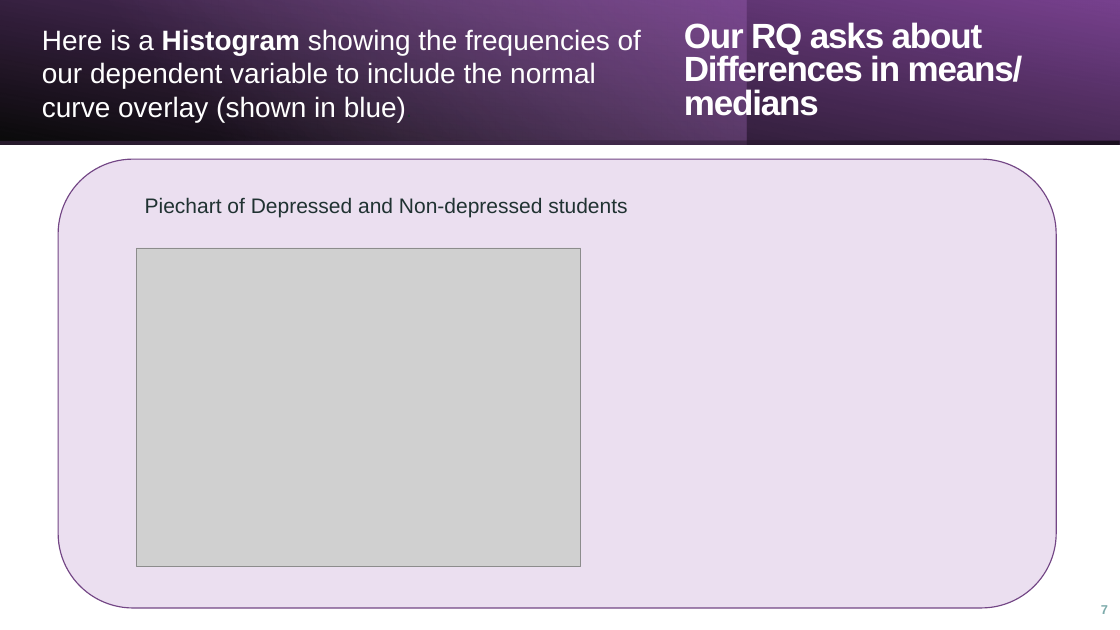
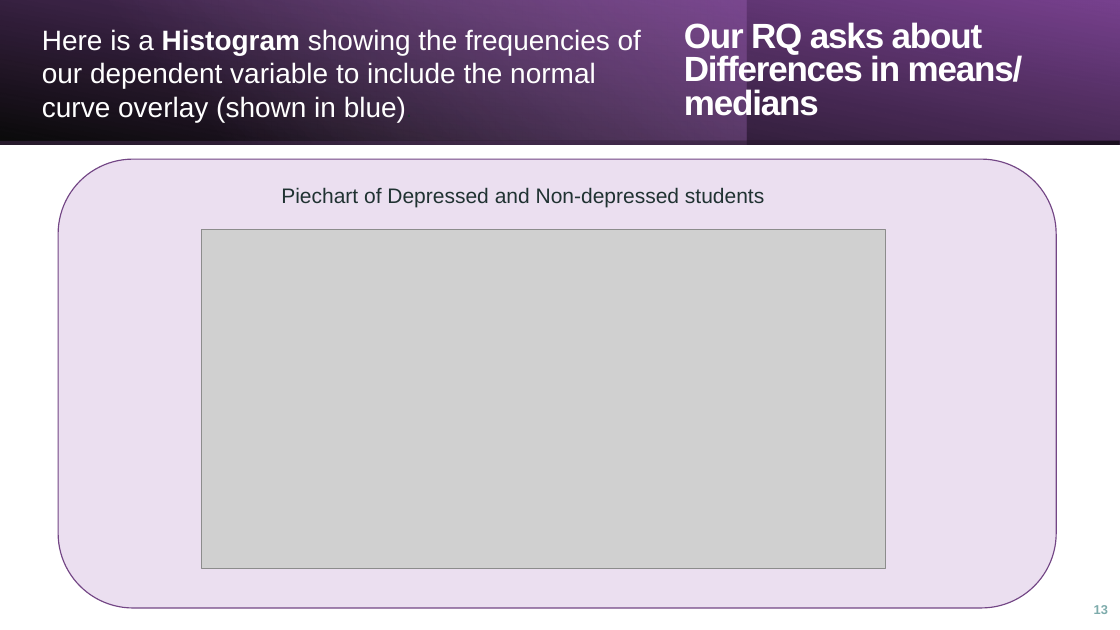
Before and after one commit to Abdoulrasheed/team-research-136, a slide deck: slide 13 of PPT and Documentations/groupA136_vis_and_analysis_student_demo_final.pptx (slide 7 before the commit). Drawn at 1120x630 pixels with LibreOffice and Linux fonts; fonts in the diff are those of the drawing; grey boxes stand for pictures. Boxes give left, top, right and bottom in pixels: in the first picture for what was removed or moved away, otherwise in the second. Text is boxed around its words. In the diff, an @@ line names an element or a change of style, - is before the commit and + after.

```diff
--- a/PPT and Documentations/groupA136_vis_and_analysis_student_demo_final.pptx
+++ b/PPT and Documentations/groupA136_vis_and_analysis_student_demo_final.pptx
@@ text "Piechart of Depressed and Non-depressed ...": place and size @@
-text "Piechart of Depressed and Non-depressed ..." at (145, 197, 627, 218)
+text "Piechart of Depressed and Non-depressed ..." at (281, 187, 764, 208)
@@ picture added at (202, 229, 886, 568) @@
@@ picture removed at (136, 248, 581, 566) @@
@@ page number at (1094, 605, 1108, 614): text changed @@
-7
+13
```
Also in this commit, not shown: 7 other slides changed, 5 slides added, 1 slide removed, 1 other file.
